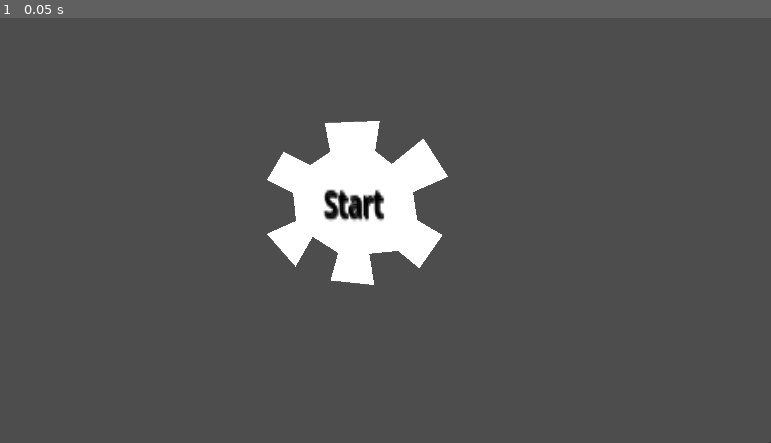
Above: before the commit, frame 1.
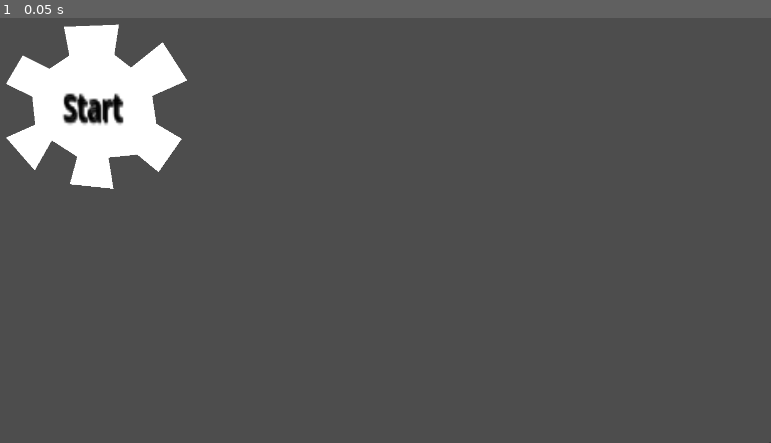
Above: after the commit, the same moment.

Repository: enderpyy/machina
Game: Godot game, scene res://scenes/root.tscn
Same seed, same stepped clock (60 frames per second), same inputs: the game is played once before the commit and once after it.
Inputs:
- Up to frame 1 (0.05 s): no input

The runs differ from the first frame. In frame 1, 10% of the frame differs, in the area x 0-59%, y 1-63%.

Commit message:
pre button purge

Diff:
--- a/machina/button/button.gd
+++ b/machina/button/button.gd
@@ -1,2 +1,2 @@
 extends Polygon2D
-signal pressed
+signal pressed(mouse_down:bool)
--- a/machina/button/button.tscn
+++ b/machina/button/button.tscn
@@ -1,9 +1,12 @@
-[gd_scene load_steps=2 format=3 uid="uid://cda4xo7i8cfcf"]
+[gd_scene load_steps=3 format=3 uid="uid://cda4xo7i8cfcf"]
 
+[ext_resource type="Script" uid="uid://87oaj5caliwq" path="res://button/button.gd" id="1_h27qj"]
 [ext_resource type="Script" uid="uid://dcfap8ah53sa" path="res://button/button_logic.gd" id="1_r04n3"]
 
 [node name="Polygon2D" type="Polygon2D"]
+position = Vector2(2, 0)
 polygon = PackedVector2Array(212, -3.33334, 514, 49, 420, 239, 66, 40)
+script = ExtResource("1_h27qj")
 
 [node name="logic" type="Node2D" parent="."]
 script = ExtResource("1_r04n3")
--- a/machina/button/button_logic.gd
+++ b/machina/button/button_logic.gd
@@ -3,22 +3,24 @@
 Logic for button
 NO transforms on polygon allowed besides Position
 
-calls button_pressed in parent and attaches self
+uses both a SIGNAL and a PARENT FUNCTION CALL
 '''
 
 @onready var poly := owner
-var mouse_down:=false
+var mouse_down := false
 
 signal pressed
 
 func _process(_d):
-	#var points: PackedVector2Array = []
-	#var trans = poly.global_transform
-	#for p in poly.polygon:
-		#points.append(trans.basis_xform(p))
-
-	if Geometry2D.is_point_in_polygon(globals.mpos - poly.global_transform.origin, poly.polygon):
-	#if Geometry2D.is_point_in_polygon(globals.mpos, points):
+	var points: PackedVector2Array = poly.polygon
+	var trans: Transform2D = poly.global_transform
+	prints(trans.get_origin(), trans.get_rotation(), trans.get_scale())
+	print("before: ", points.slice(0, 3))
+	for p in points:
+		p = trans.basis_xform(p)
+	print("after: ", points.slice(0, 3))
+	#if Geometry2D.is_point_in_polygon(globals.mpos - poly.global_transform.origin, poly.polygon):
+	if Geometry2D.is_point_in_polygon(globals.mpos, points):
 		if Input.is_action_just_pressed("left_click"):
 			mouse_down = true
 			call_parent()
@@ -27,4 +29,8 @@
 			call_parent()
 
 func call_parent():
-	poly.get_parent().button_pressed(self)
+	# SIGNAL
+	owner.pressed.emit(mouse_down)
+	# PARENT FUNCTION CALL
+	var grandma = owner.get_parent()
+	if owner.has_method("button_pressed"): grandma.button_pressed(self)
--- a/machina/scenes/main_menu.tscn
+++ b/machina/scenes/main_menu.tscn
@@ -2,6 +2,21 @@
 
 [ext_resource type="Script" uid="uid://buw8qw6sp6trb" path="res://scripts/main_menu.gd" id="1_ekxnf"]
 [ext_resource type="PackedScene" uid="uid://cda4xo7i8cfcf" path="res://button/button.tscn" id="1_l6cm7"]
+
+[sub_resource type="Animation" id="Animation_bqqt6"]
+length = 0.001
+tracks/0/type = "value"
+tracks/0/imported = false
+tracks/0/enabled = true
+tracks/0/path = NodePath(".:modulate")
+tracks/0/interp = 1
+tracks/0/loop_wrap = true
+tracks/0/keys = {
+"times": PackedFloat32Array(0),
+"transitions": PackedFloat32Array(1),
+"update": 0,
+"values": [Color(1, 1, 1, 1)]
+}
 
 [sub_resource type="Animation" id="Animation_ekxnf"]
 resource_name = "fade_out"
@@ -18,21 +33,6 @@
 "values": [Color(1, 1, 1, 1), Color(1, 1, 1, 0)]
 }
 
-[sub_resource type="Animation" id="Animation_bqqt6"]
-length = 0.001
-tracks/0/type = "value"
-tracks/0/imported = false
-tracks/0/enabled = true
-tracks/0/path = NodePath(".:modulate")
-tracks/0/interp = 1
-tracks/0/loop_wrap = true
-tracks/0/keys = {
-"times": PackedFloat32Array(0),
-"transitions": PackedFloat32Array(1),
-"update": 0,
-"values": [Color(1, 1, 1, 1)]
-}
-
 [sub_resource type="AnimationLibrary" id="AnimationLibrary_wu84c"]
 _data = {
 &"RESET": SubResource("Animation_bqqt6"),
@@ -43,7 +43,6 @@
 script = ExtResource("1_ekxnf")
 
 [node name="button" parent="." instance=ExtResource("1_l6cm7")]
-position = Vector2(628, 231)
 polygon = PackedVector2Array(122, 150, 186, 182, 234, 150, 221, 81, 353, 76, 342, 148, 382, 179, 458, 118, 517, 210, 433, 247, 443, 314, 504, 350, 448, 430, 397, 388, 328, 395, 340, 470, 235, 459, 253, 393, 192, 354, 151, 426, 82, 347, 152, 316, 145, 249, 82, 218)
 
 [node name="upsize" type="Node2D" parent="button"]
--- a/machina/scenes/root.tscn
+++ b/machina/scenes/root.tscn
@@ -8,8 +8,8 @@
 script = ExtResource("1_j5px3")
 
 [node name="mouse" parent="." instance=ExtResource("2_twpsu")]
-
-[node name="Wrench Spawn" parent="." instance=ExtResource("3_lrqlo")]
-z_index = 1
+z_index = 2
+z_as_relative = false
 
 [node name="Main Menu" parent="." instance=ExtResource("3_lrqlo")]
+z_as_relative = false
